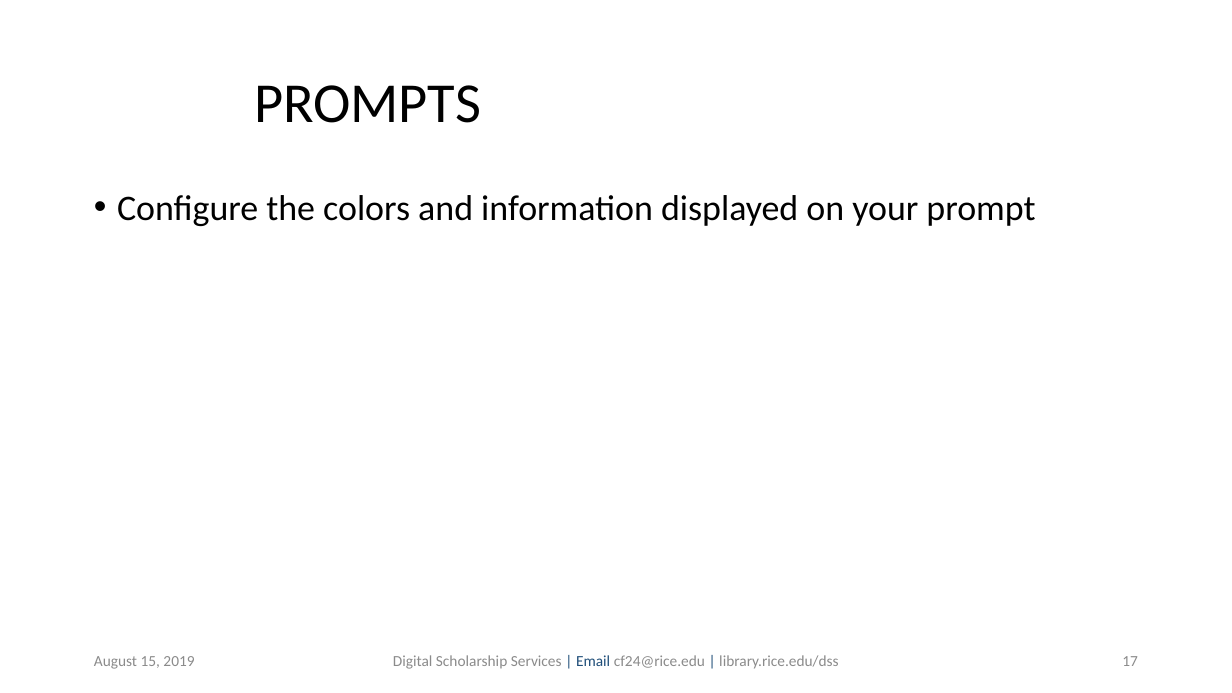
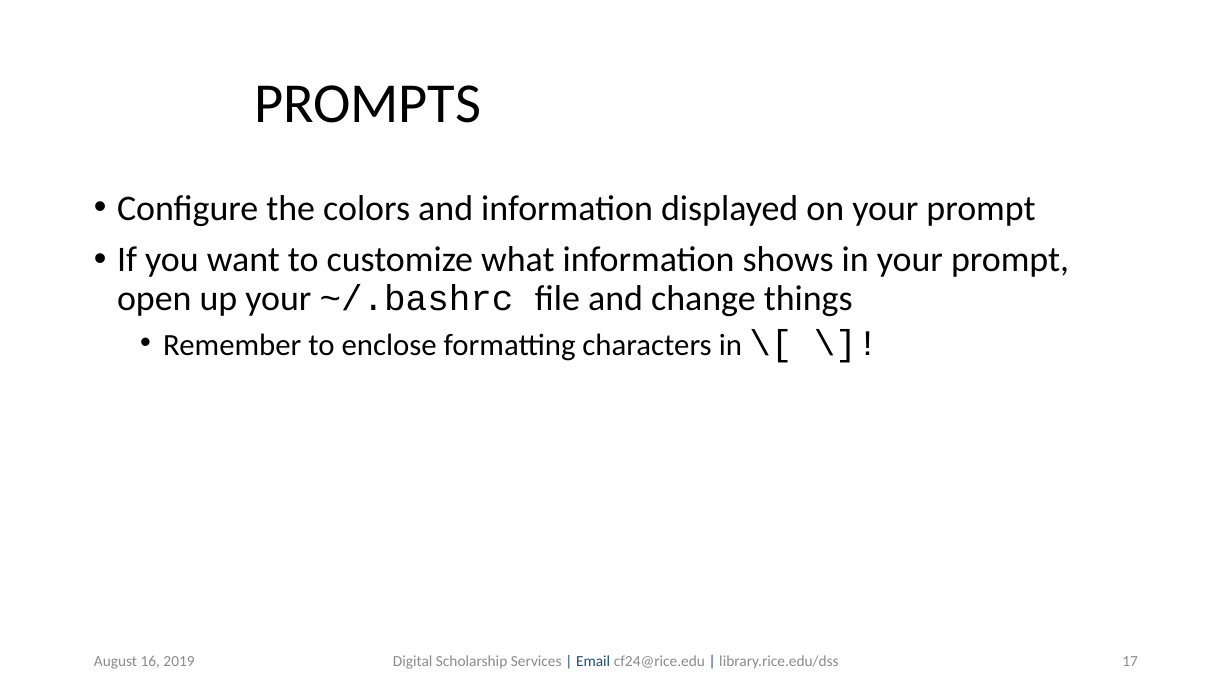
Before and after one commit to bakitybacon/rice-data-and-donuts, a slide deck: slide 17 of bash/Introduction to Bash.pptx. Drawn at 1232x693 pixels with LibreOffice and Linux fonts; fonts in the diff are those of the drawing; background and template pictures are left out. Boxes give left, top, right and bottom in pixels: in the first picture for what was removed or moved away, otherwise in the second. Text is boxed around its words. In the diff, an @@ line names an element or a change of style, - is before the commit and + after.

```diff
--- a/bash/Introduction to Bash.pptx
+++ b/bash/Introduction to Bash.pptx
@@ text at [117,246,1069,361]: paragraphs added @@
+• If you want to customize what information shows in your prompt, open up your ~/.bashrc file and change things
+  • Remember to enclose formatting characters in \[ \]!
@@ text at [94,655,194,669]: text changed @@
-August 15, 2019
+August 16, 2019
```
Also in this commit, not shown: 42 other slides changed, 1 slide added.
